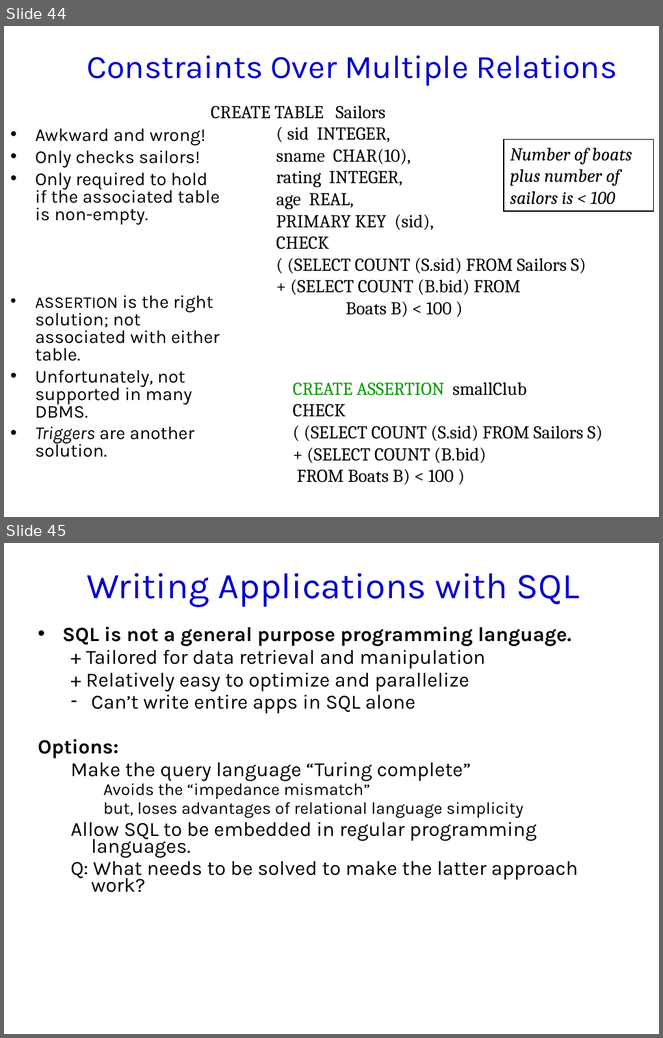
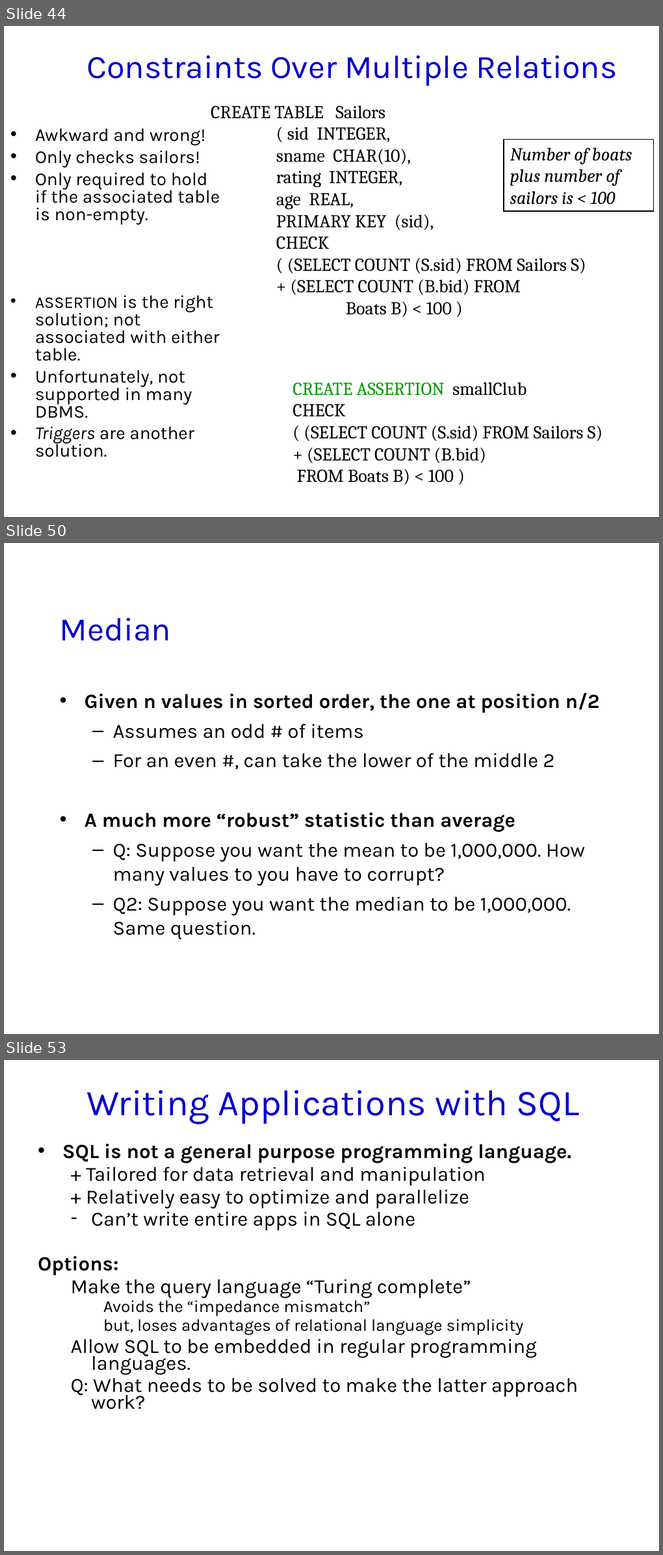
Before and after one commit to jhellerstein/cs186-09, a slide deck: lecs/14.SQL.ppt. Shown one above the other, each under a label of ours: slides 44 and 45 before the commit, slides 44, 50 and 53 after it; the slides between them are not shown. The pictures are 663x1038 and 663x1555 pixels, drawn with LibreOffice and Linux fonts; fonts in the diff are those of the drawing; background and template pictures are left out. Boxes give left, top, right and bottom in pixels: in the first picture for what was removed or moved away, otherwise in the second. Text is boxed around its words. In the diff, an @@ line names an element or a change of style, - is before the commit and + after.

Commit message:
add clustering coefficient and median

```diff
--- a/lecs/14.SQL.ppt
+++ b/lecs/14.SQL.ppt
@@ slide 50 added at <box>4,543,659,1034</box>, background #FFFFFF @@
@@ title added at <box>60,618,171,641</box>, 36 pt, text #0000CC @@
+Median
@@ text added at <box>85,693,600,939</box>, 22.2 pt, text #000000 @@
+• Given n values in sorted order, the one at position n/2
+  – Assumes an odd # of items
+  – For an even #, can take the lower of the middle 2
+• A much more “robust” statistic than average
+  – Q: Suppose you want the mean to be 1,000,000. How many values to you have to corrupt?
+  – Q2: Suppose you want the median to be 1,000,000. Same question.
@@ what was slide 45 is now slide 53 @@
```
Also in this commit, not shown: 7 other slides added, 1 other file.
